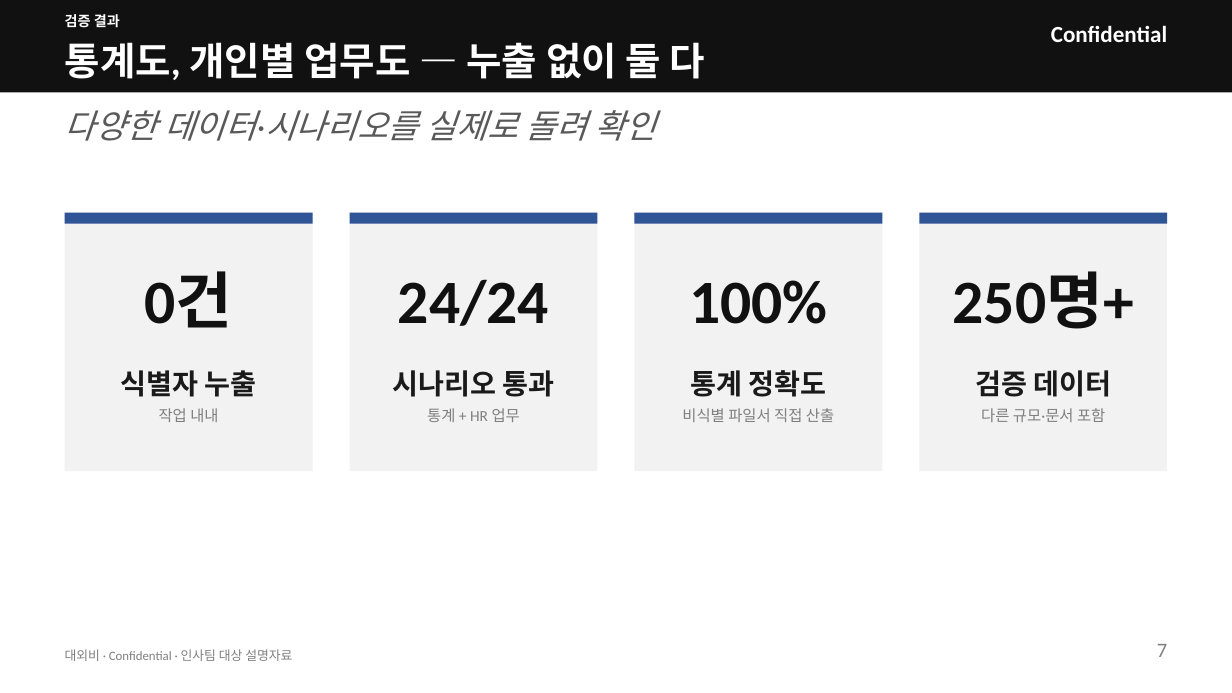
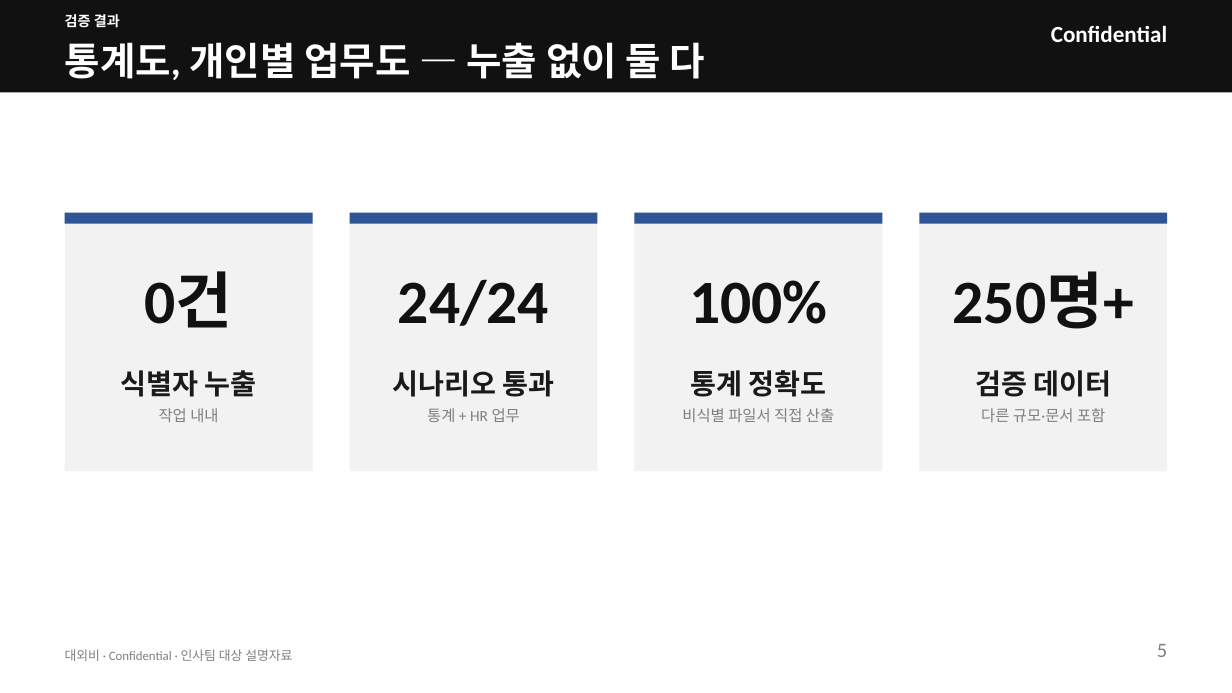
Before and after one commit to kos2001/pii-encryption-gateway, a slide deck: slide 5 of claudedocs/pii-gateway-hr-deck.pptx (slide 7 before the commit). Drawn at 1232x693 pixels with LibreOffice and Linux fonts; fonts in the diff are those of the drawing. Boxes give left, top, right and bottom in pixels: in the first picture for what was removed or moved away, otherwise in the second. Text is boxed around its words. In the diff, an @@ line names an element or a change of style, - is before the commit and + after.

```diff
--- a/claudedocs/pii-gateway-hr-deck.pptx
+++ b/claudedocs/pii-gateway-hr-deck.pptx
@@ text removed at (65, 110, 655, 141) @@
-다양한 데이터·시나리오를 실제로 돌려 확인
@@ text at (1157, 644, 1167, 657): text changed @@
-7
+5
```
Also in this commit, not shown: 6 other slides changed, 4 slides removed, 1 other file.
